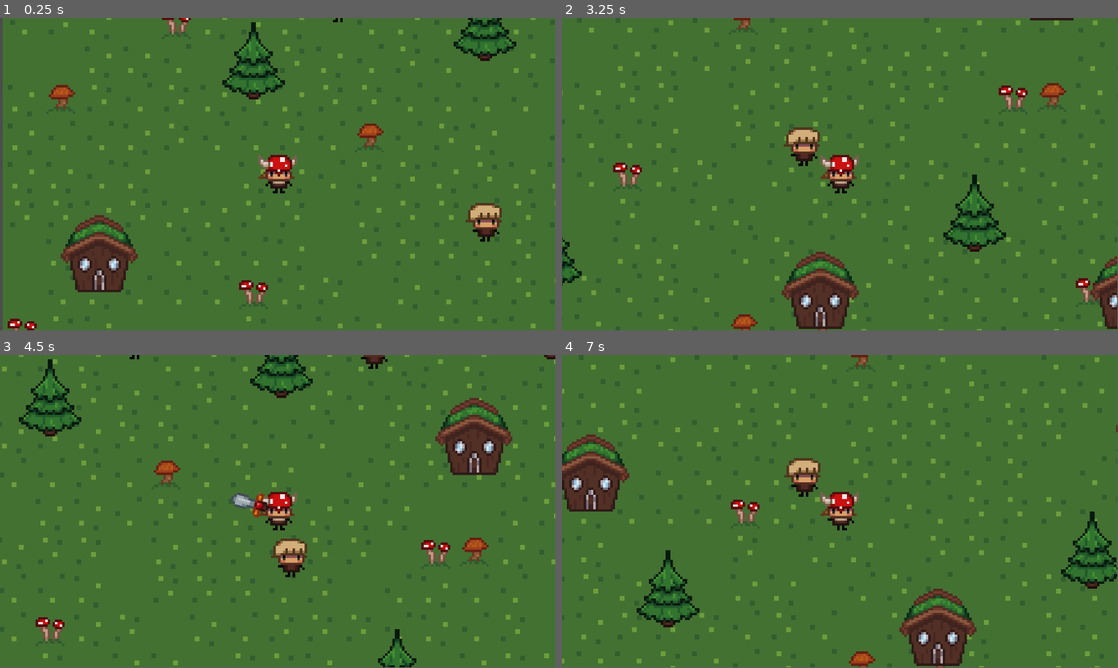
Above: before the commit, frames 1-4 (two rows, left to right).
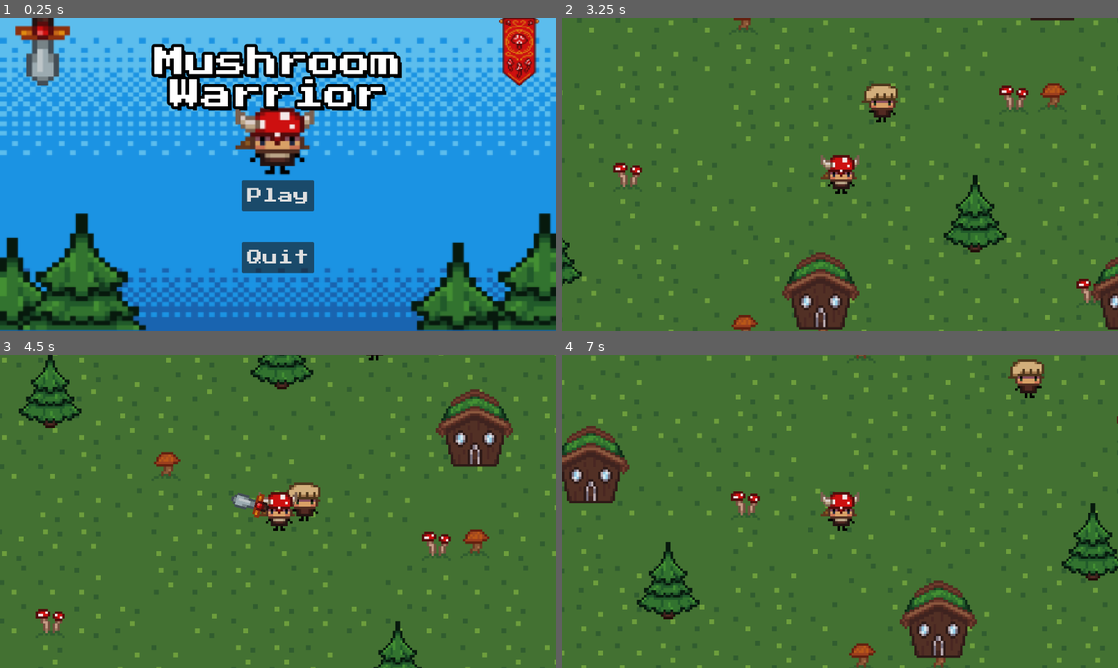
Above: after the commit, the same moments.

Repository: Dressen123/viking-game
Game: Godot game, scene res://world/titlescreen.tscn
Two runs of this game, one before a commit and one after it. Both use one fixed random seed, a clock stepped at 60 frames per second and the inputs below. Before the commit the project starts from res://world/world.tscn.
Inputs (mouse positions are in pixels of both pictures, inside the frame that each line leads up to):
- Up to frame 1 (0.25 s): no input
- Up to frame 2 (3.25 s): click (840, 196) at 0.5 s, where only the run after the commit has a clickable "Play"; tap Enter at 1.25 s; hold Right (right) 1.28-2.03 s; tap Space (interact) at 1.35, 2.1, 2.85 s; hold Down (down) 2.03-2.78 s; hold Right (right) from 2.78 s (still down)
- Up to frame 3 (4.5 s): release Right (right) at 3.53 s; hold Up (up) 3.53-4.28 s; tap Space (interact) at 3.6, 4.35 s; hold Left (left) from 4.28 s (still down)
- Up to frame 4 (7 s): tap Space (interact) at 5.1, 5.85, 6.6 s; release Left (left) at 5.78 s; hold Down (down) 5.78-6.53 s; hold Right (right) from 6.53 s (still down)
In our replay, the window is 799x449 before the commit and 800x450 after it. These sizes can differ from the game's own. Grey fills any space a smaller window leaves; there, only what the larger window draws over its background counts as a difference.

The runs differ from the first frame. In frame 1, 97% of the frame differs, in the area x 0-100%, y 0-100%; in frame 2, 2.9%; in frame 3, 11%; in frame 4, 12%.

Commit message:
titlescreen

Diff:
--- a/viking-game/project.godot
+++ b/viking-game/project.godot
@@ -11,9 +11,14 @@
 [application]
 
 config/name="Viking Game"
-run/main_scene="res://world/world.tscn"
+run/main_scene="res://world/titlescreen.tscn"
 config/features=PackedStringArray("4.3", "GL Compatibility")
 config/icon="res://icon.svg"
+
+[display]
+
+window/stretch/mode="viewport"
+window/stretch/aspect="expand"
 
 [input]
 
--- a/viking-game/world/npc.gd
+++ b/viking-game/world/npc.gd
@@ -1,13 +1,13 @@
 extends CharacterBody2D
 
 
-var speed= 40
+var speed= 45
 var player_chase = false
 var player = null
 
 func _physics_process(delta):
 	if player_chase:
-		position += (player.position - position)/speed
+		position += (position - player.position)/speed
 		$AnimatedSprite2D.play("run")
 
 
--- /dev/null
+++ b/viking-game/world/titlescreen.gd
@@ -0,0 +1,18 @@
+class_name MainMenu
+
+extends Control
+
+@onready var startButton = $MarginContainer/HBoxContainer/VBoxContainer/Button as Button
+@onready var quitButton = $MarginContainer/HBoxContainer/VBoxContainer/Button2 as Button
+@export var startLevel = preload("res://world/world.tscn") as PackedScene
+
+
+func _ready():
+	startButton.button_down.connect(on_button_down)
+	quitButton.button_down.connect(on_quit_pressed)
+
+func on_button_down() -> void:
+	get_tree().change_scene_to_packed(startLevel)
+
+func on_quit_pressed() -> void:
+	get_tree().quit()
--- /dev/null
+++ b/viking-game/world/titlescreen.tscn
@@ -0,0 +1,84 @@
+[gd_scene load_steps=4 format=3 uid="uid://lm6812vt137j"]
+
+[ext_resource type="Script" path="res://world/titlescreen.gd" id="1_e6smd"]
+[ext_resource type="Texture2D" uid="uid://bklr61utrr4a2" path="res://Mushroom warrior.png" id="1_fwjmw"]
+[ext_resource type="FontFile" uid="uid://dj6kts8x7n7ju" path="res://Press Start 2P/PressStart2P-Regular.ttf" id="2_wg13y"]
+
+[node name="Main_menu" type="Control"]
+layout_mode = 3
+anchors_preset = 15
+anchor_right = 1.0
+anchor_bottom = 1.0
+grow_horizontal = 2
+grow_vertical = 2
+size_flags_horizontal = 0
+script = ExtResource("1_e6smd")
+
+[node name="TextureRect" type="TextureRect" parent="."]
+layout_mode = 1
+anchors_preset = 15
+anchor_right = 1.0
+anchor_bottom = 1.0
+grow_horizontal = 2
+grow_vertical = 2
+texture = ExtResource("1_fwjmw")
+
+[node name="MarginContainer" type="MarginContainer" parent="."]
+layout_mode = 1
+anchors_preset = 15
+anchor_right = 1.0
+anchor_bottom = 1.0
+grow_horizontal = 2
+grow_vertical = 2
+theme_override_constants/margin_left = 12
+theme_override_constants/margin_top = 0
+theme_override_constants/margin_right = 12
+theme_override_constants/margin_bottom = 120
+
+[node name="VBoxContainer" type="VBoxContainer" parent="MarginContainer"]
+layout_mode = 2
+theme_override_constants/separation = 60
+
+[node name="Separator" type="Control" parent="MarginContainer/VBoxContainer"]
+layout_mode = 2
+
+[node name="Label" type="Label" parent="MarginContainer/VBoxContainer"]
+layout_mode = 2
+theme_override_colors/font_shadow_color = Color(0, 0, 0, 1)
+theme_override_colors/font_outline_color = Color(0, 0, 0, 1)
+theme_override_constants/shadow_offset_x = 8
+theme_override_constants/shadow_offset_y = 8
+theme_override_constants/outline_size = 24
+theme_override_fonts/font = ExtResource("2_wg13y")
+theme_override_font_sizes/font_size = 64
+text = "Mushroom
+Warrior"
+horizontal_alignment = 1
+vertical_alignment = 1
+
+[node name="HBoxContainer" type="HBoxContainer" parent="MarginContainer"]
+layout_mode = 2
+alignment = 1
+
+[node name="VBoxContainer" type="VBoxContainer" parent="MarginContainer/HBoxContainer"]
+layout_mode = 2
+size_flags_stretch_ratio = 1.01
+theme_override_constants/separation = 64
+alignment = 2
+
+[node name="Separator2" type="Control" parent="MarginContainer/HBoxContainer/VBoxContainer"]
+layout_mode = 2
+
+[node name="Button" type="Button" parent="MarginContainer/HBoxContainer/VBoxContainer"]
+custom_minimum_size = Vector2(150, 64)
+layout_mode = 2
+theme_override_fonts/font = ExtResource("2_wg13y")
+theme_override_font_sizes/font_size = 32
+text = "Play"
+
+[node name="Button2" type="Button" parent="MarginContainer/HBoxContainer/VBoxContainer"]
+custom_minimum_size = Vector2(150, 64)
+layout_mode = 2
+theme_override_fonts/font = ExtResource("2_wg13y")
+theme_override_font_sizes/font_size = 32
+text = "Quit"
Binary file added: viking-game/Indsætter billede.png
Not shown, added: viking-game/Indsætter billede.png.import
Binary file added: viking-game/Mushroom warrior.png
Not shown, added: viking-game/Mushroom warrior.png.import
Not shown, added: viking-game/Press Start 2P/OFL.txt
Binary file added: viking-game/Press Start 2P/PressStart2P-Regular.ttf
Not shown, added: viking-game/Press Start 2P/PressStart2P-Regular.ttf.import
